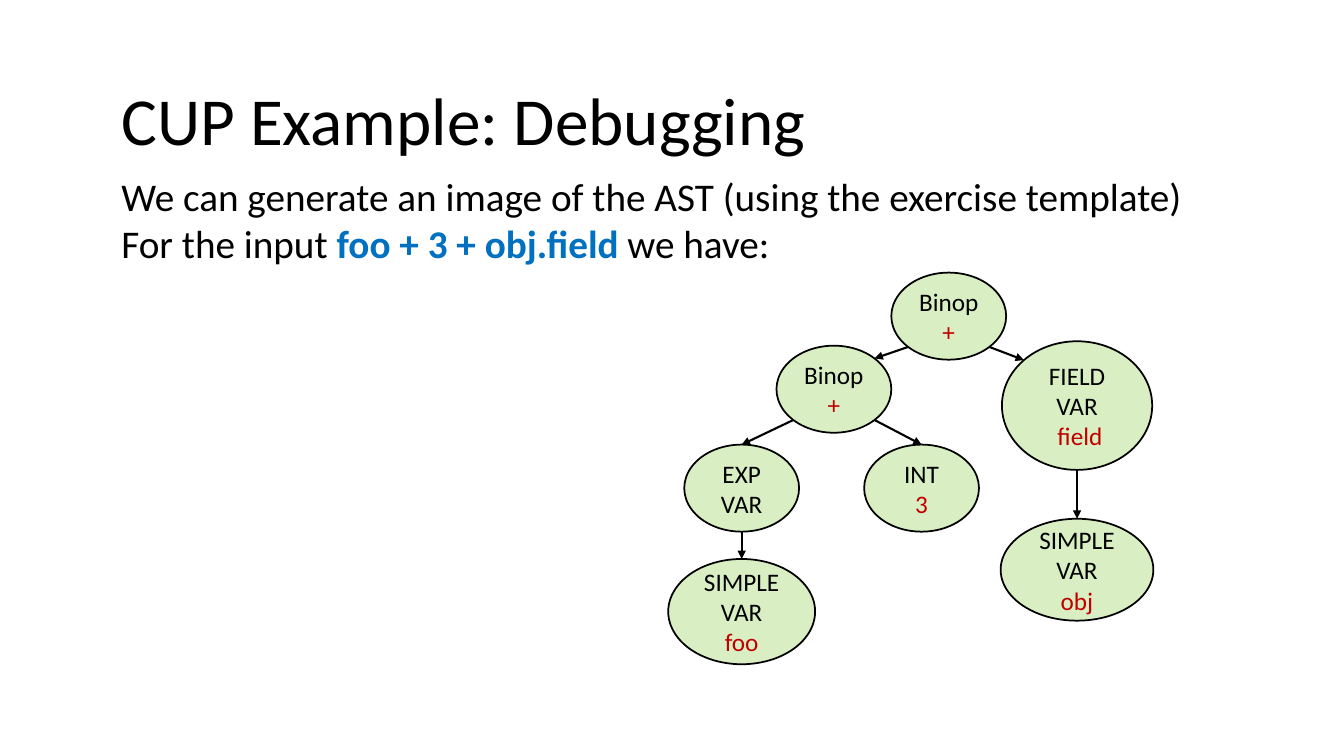
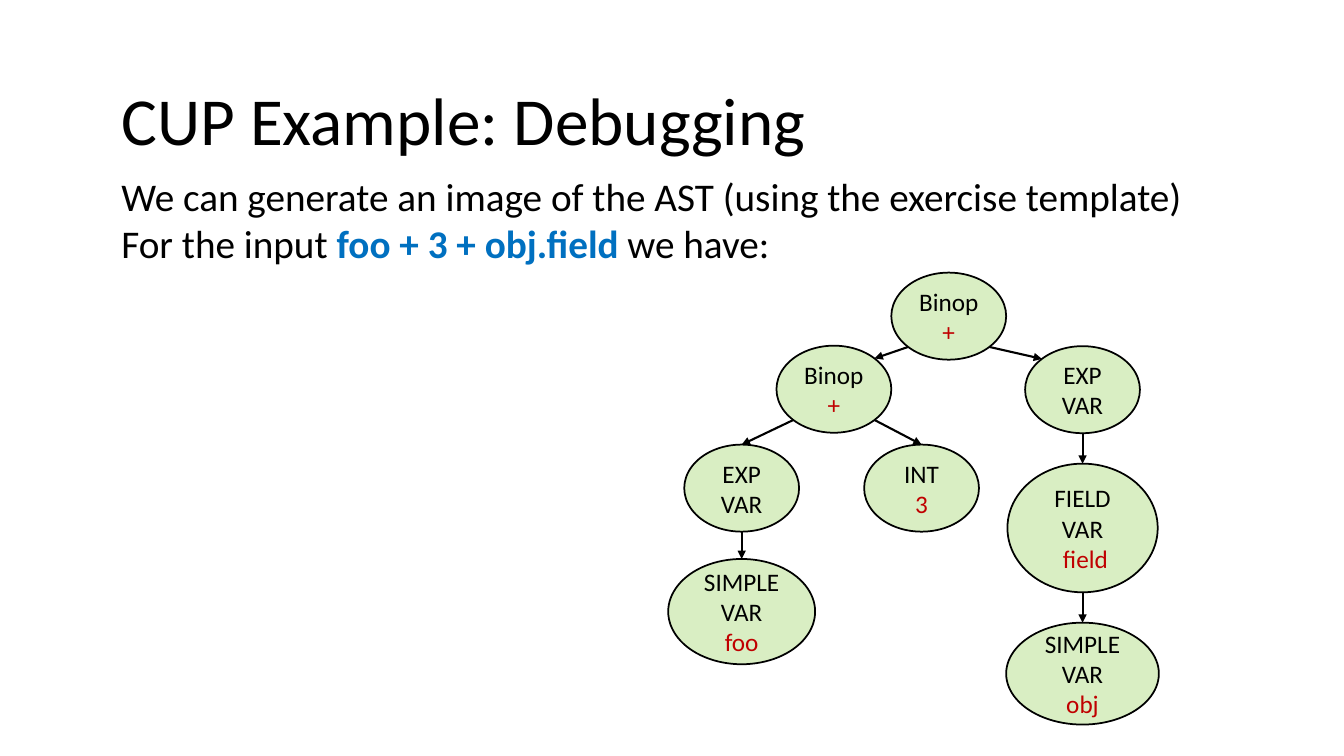
Before and after one commit to nivshani/compilation, a slide deck: slide 96 of slides/bottom_up_parsing.pptx. Drawn at 1344x756 pixels with LibreOffice and Linux fonts; fonts in the diff are those of the drawing. Boxes give left, top, right and bottom in pixels: in the first picture for what was removed or moved away, otherwise in the second. Text is boxed around its words. In the diff, an @@ line names an element or a change of style, - is before the commit and + after.

```diff
--- a/slides/bottom_up_parsing.pptx
+++ b/slides/bottom_up_parsing.pptx
@@ arrow moved from (990, 347) - (1024, 360) to (990, 347) - (1043, 359) @@
@@ ellipse added at (x1=1025, y1=346, x2=1140, y2=433), fill #92D050 at 34% opacity, outline #000000 1.25 pt, 18 pt, text #000000 @@
+EXP
+VAR
@@ arrow moved from (1078, 470) - (1078, 519) to (1083, 434) - (1083, 464) @@
@@ ellipse "FIELD" moved from (x1=1002, y1=342, x2=1152, y2=471) to (x1=1007, y1=464, x2=1157, y2=593) @@
@@ arrow added from (1083, 593) to (1083, 623), #000000 1.5 pt @@
@@ ellipse "SIMPLE" moved from (x1=1001, y1=519, x2=1154, y2=621) to (x1=1006, y1=623, x2=1159, y2=725) @@
```
Also in this commit, not shown: 1 other slide changed, 1 other file.
